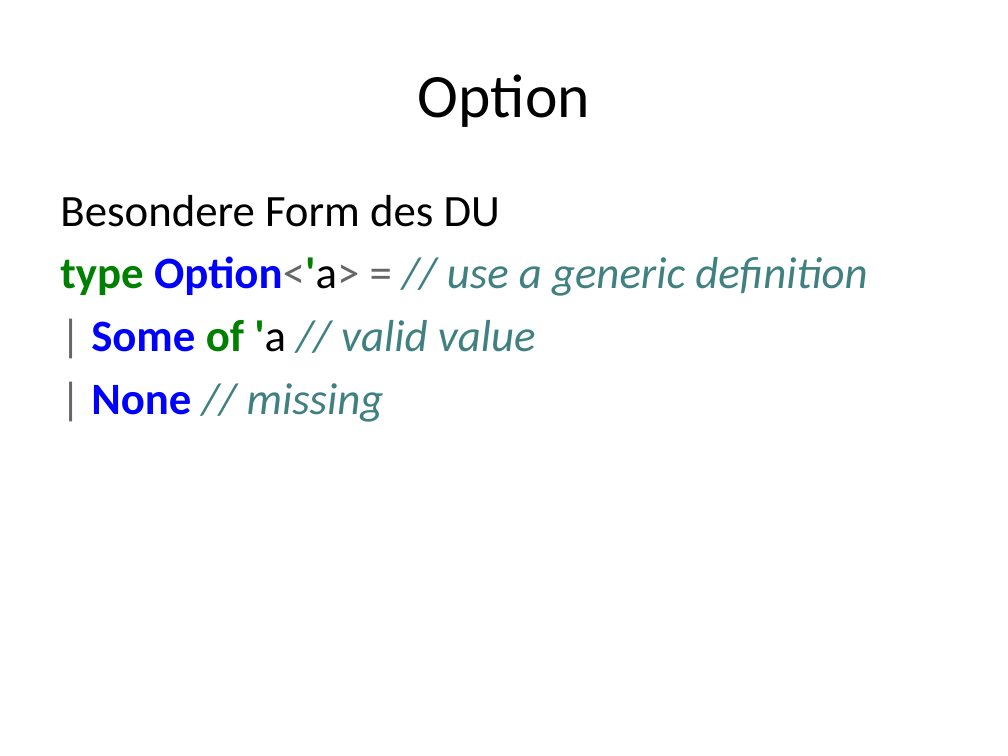
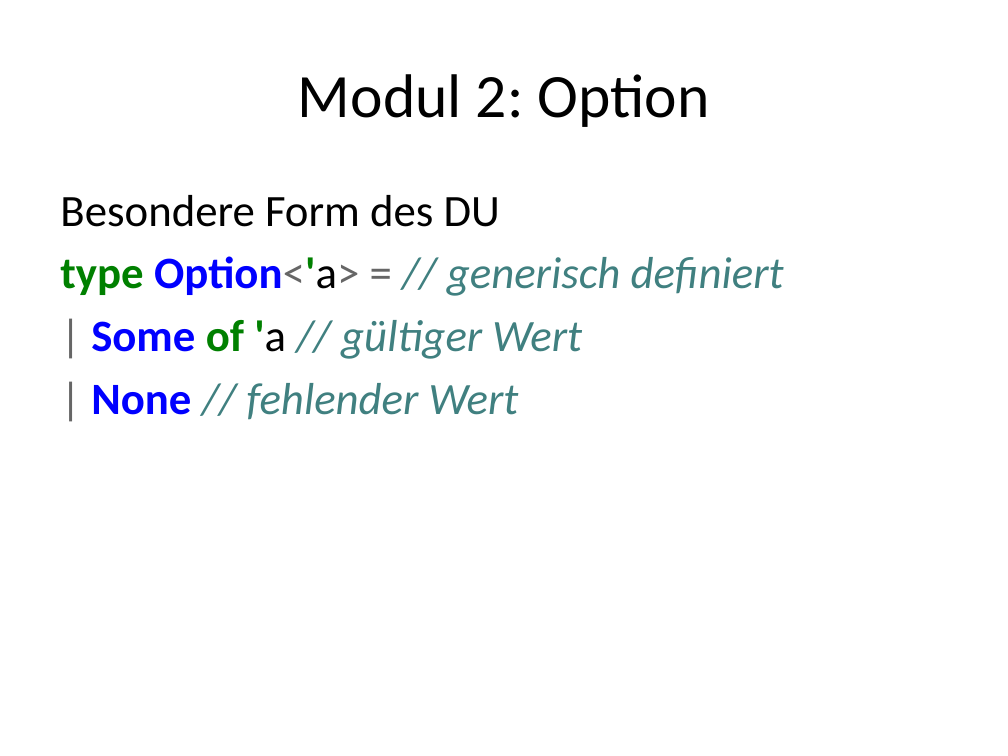
Before and after one commit to nasserbrake/Spartakiade2017, a slide deck: slide 52 of FSharp.pptx. Drawn at 1008x756 pixels with LibreOffice and Linux fonts; fonts in the diff are those of the drawing. Boxes give left, top, right and bottom in pixels: in the first picture for what was removed or moved away, otherwise in the second. Text is boxed around its words. In the diff, an @@ line names an element or a change of style, - is before the commit and + after.

Commit message:
Option

```diff
--- a/FSharp.pptx
+++ b/FSharp.pptx
@@ title at <box>298,74,709,127</box>: text changed @@
-Option
+Modul 2: Option
@@ text at <box>60,256,784,420</box>: text changed @@
-type Option<'a> = // use a generic definition
-| Some of 'a // valid value
-| None // missing
+type Option<'a> = // generisch definiert
+| Some of 'a // gültiger Wert
+| None // fehlender Wert
```
Also in this commit, not shown: 1 other slide changed, 1 slide added, 4 other files.
